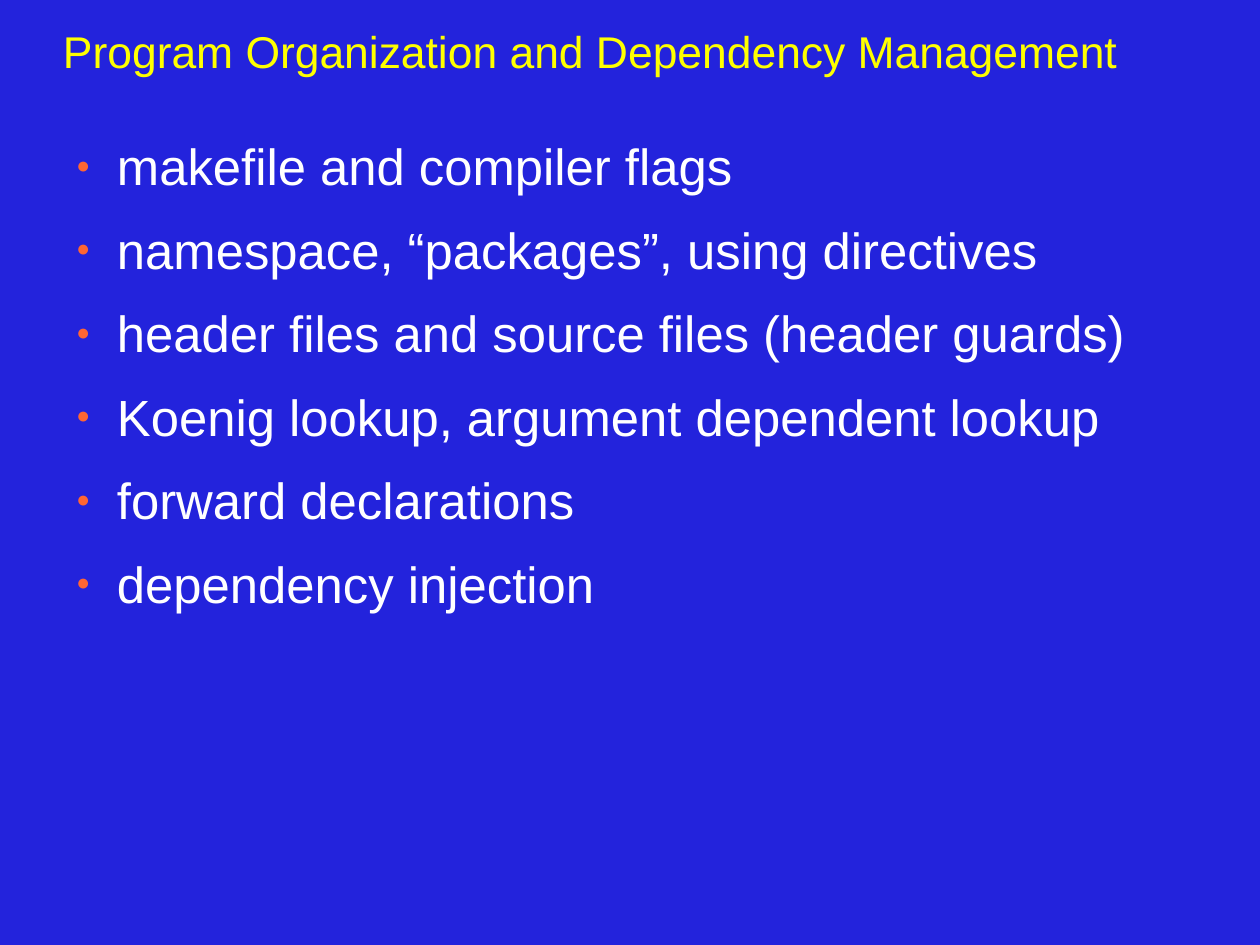
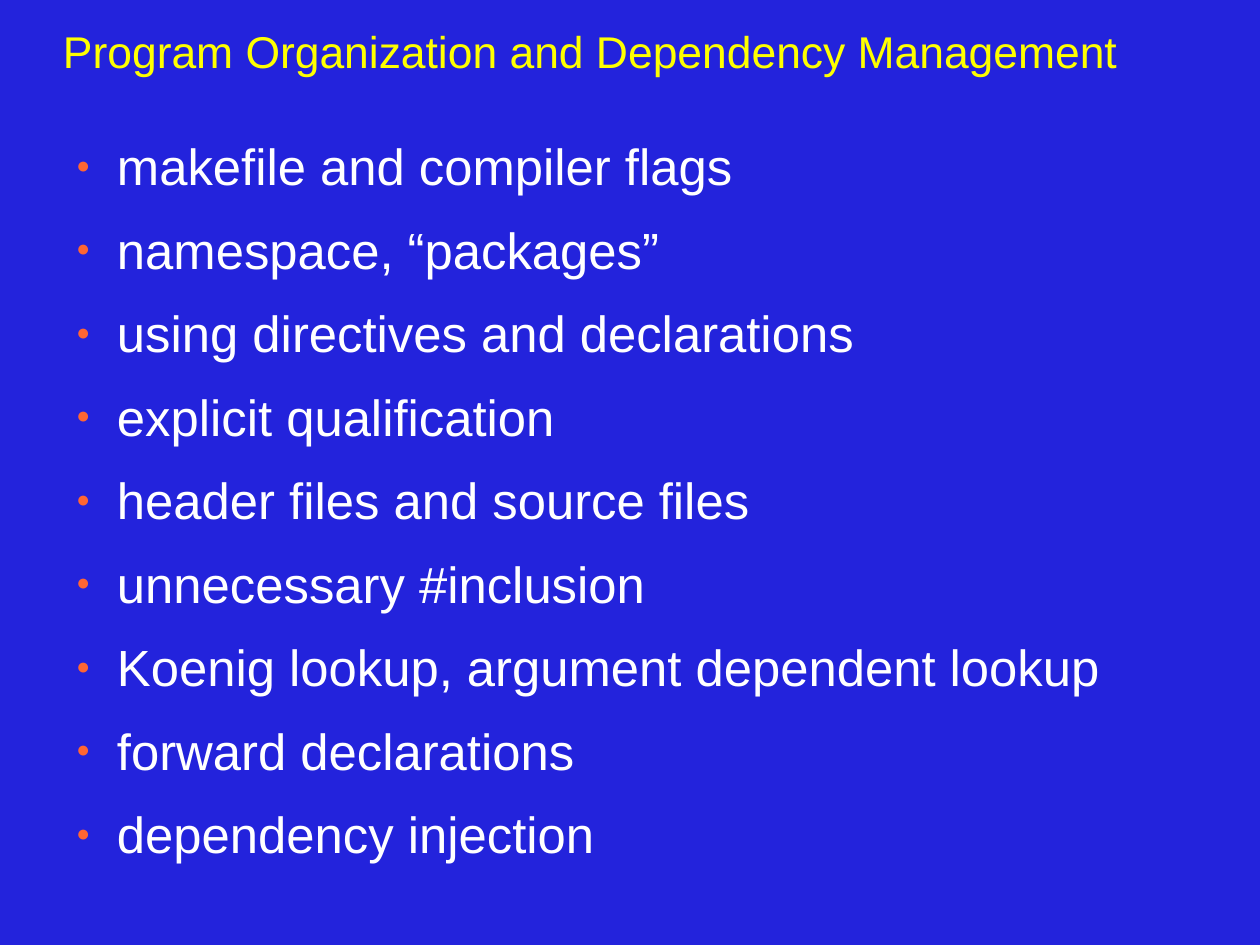
Before and after one commit to JonJagger/two-day-courses, a slide deck: slide 1 of cppf/06_Program_Organization_and_Dependency_Management.odp. Drawn at 1260x945 pixels with LibreOffice and Linux fonts; fonts in the diff are those of the drawing. Boxes give left, top, right and bottom in pixels: in the first picture for what was removed or moved away, otherwise in the second. Text is boxed around its words. In the diff, an @@ line names an element or a change of style, - is before the commit and + after.

```diff
--- a/cppf/06_Program_Organization_and_Dependency_Management.odp
+++ b/cppf/06_Program_Organization_and_Dependency_Management.odp
@@ text at [117,232,854,613]: text changed @@
-● namespace, “packages”, using directives
-● header files and source files (header guards)
+● namespace, “packages”
+● using directives and declarations
+● explicit qualification
+● header files and source files
+● unnecessary #inclusion
```
Also in this commit, not shown: 12 other slides changed, 6 slides added, 4 slides removed.
